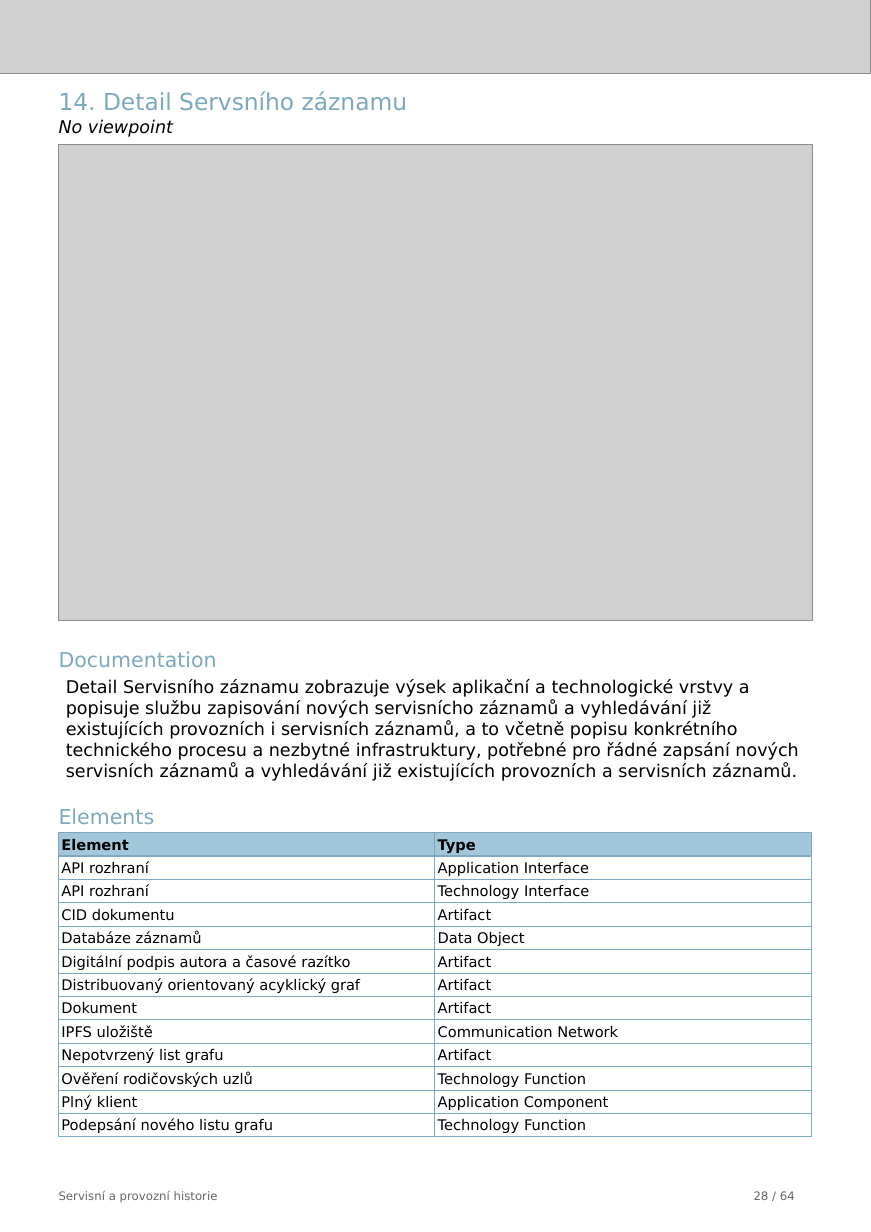
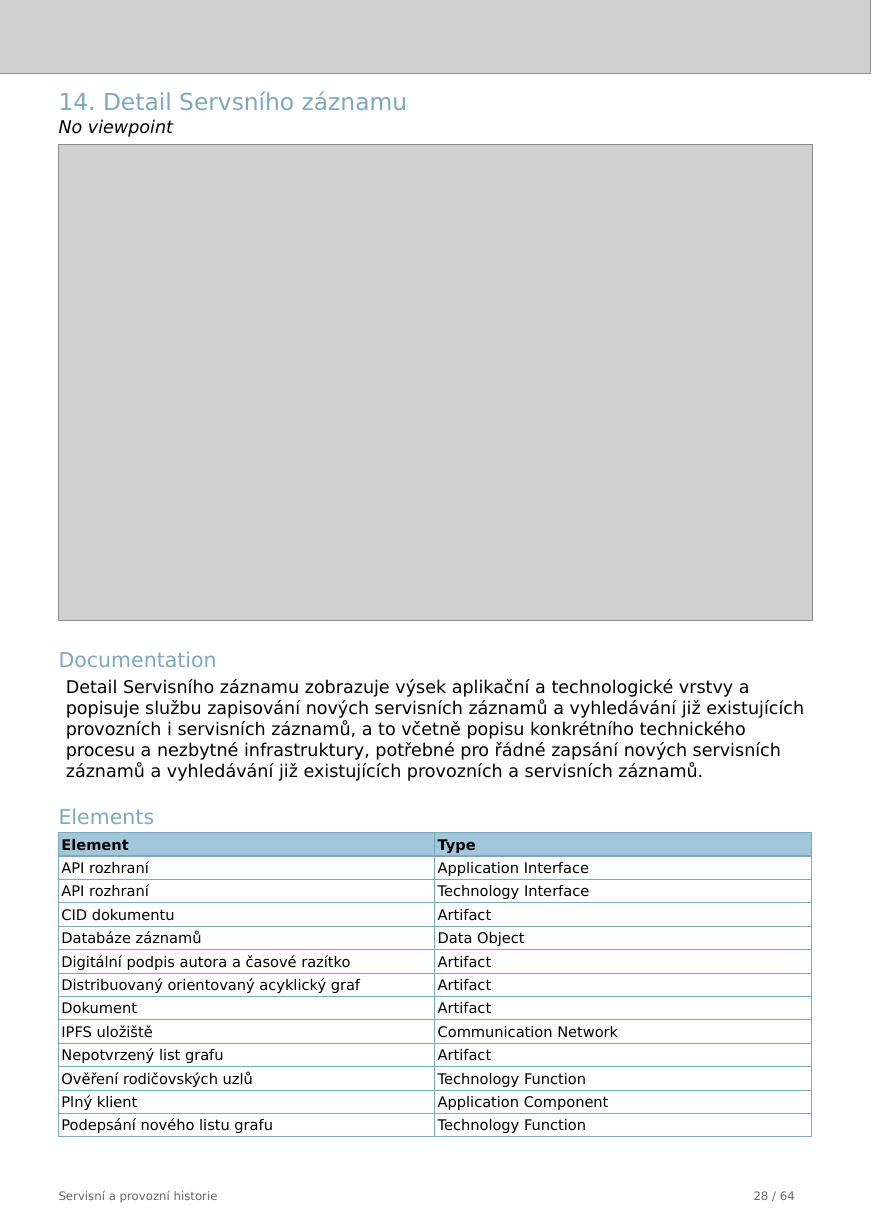
Before and after one commit to friedmannmartin/servisni_a_provozni_historie, a slide deck: slide 28 of report/jasper/servisni_a_provozni_historie.pptx. Drawn at 871x1232 pixels with LibreOffice and Linux fonts; fonts in the diff are those of the drawing; grey boxes stand for pictures. Boxes give left, top, right and bottom in pixels: in the first picture for what was removed or moved away, otherwise in the second. Text is boxed around its words. In the diff, an @@ line names an element or a change of style, - is before the commit and + after.

```diff
--- a/report/jasper/servisni_a_provozni_historie.pptx
+++ b/report/jasper/servisni_a_provozni_historie.pptx
@@ text at [66,679,804,781]: text changed @@
-Detail Servisního záznamu zobrazuje výsek aplikační a technologické vrstvy a popisuje službu zapisování nových servisnícho záznamů a vyhledávání již existujících provozních i servisních záznamů, a to včetně popisu konkrétního technického procesu a nezbytné infrastruktury, potřebné pro řádné zapsání nových servisních záznamů a vyhledávání již existujících provozních a servisních záznamů.
+Detail Servisního záznamu zobrazuje výsek aplikační a technologické vrstvy a popisuje službu zapisování nových servisních záznamů a vyhledávání již existujících provozních i servisních záznamů, a to včetně popisu konkrétního technického procesu a nezbytné infrastruktury, potřebné pro řádné zapsání nových servisních záznamů a vyhledávání již existujících provozních a servisních záznamů.
```
Also in this commit, not shown: 4 other slides changed, 44 other files.
